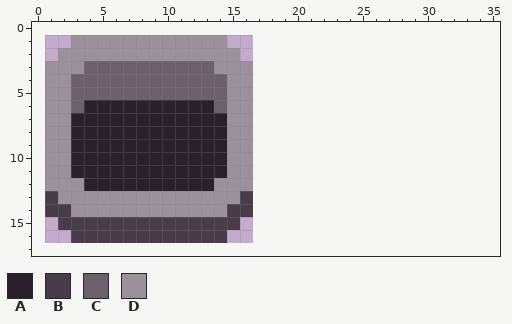
Pixel-art file: Interactables/Trash/trash.aseprite. The picture above was drawn from the file before the commit.
16x16 pixels, 1 frame. The old version is drawn lined up with the new one, on the new canvas.
Palette (. is transparent): A #2a202a  B #473c47  C #6d606d  D #9a919b
Pixels before, first column x 1:
 1 ..DDDDDDDDDDDD..
 2 .DDDDDDDDDDDDDD.
 3 DDDCCCCCCCCCCDDD
 4 DDCCCCCCCCCCCCDD
 5 DDCCCCCCCCCCCCDD
 6 DDCAAAAAAAAAACDD
 7 DDAAAAAAAAAAAADD
 8 DDAAAAAAAAAAAADD
 9 DDAAAAAAAAAAAADD
10 DDAAAAAAAAAAAADD
11 DDAAAAAAAAAAAADD
12 DDDAAAAAAAAAADDD
13 BDDDDDDDDDDDDDDB
14 BBDDDDDDDDDDDDBB
15 .BBBBBBBBBBBBBB.
16 ..BBBBBBBBBBBB..
After the commit:
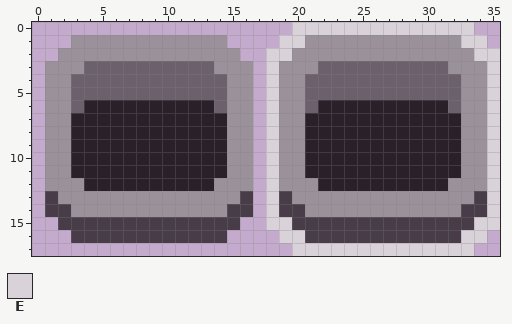
Colours new in this view: E #d9d3d9
Edits made:
{"change": "canvas 16x16 -> 36x18, the old top-left corner now at 1,1"}
{"y":0,"x":20,"old":"..............","new":"EEEEEEEEEEEEEE"}
{"y":1,"x":19,"old":"................","new":"EEDDDDDDDDDDDDEE"}
{"y":2,"x":18,"old":"..................","new":"EEDDDDDDDDDDDDDDEE"}
{"y":3,"x":18,"old":"..................","new":"EDDDCCCCCCCCCCDDDE"}
{"y":4,"x":18,"old":"..................","new":"EDDCCCCCCCCCCCCDDE"}
{"y":5,"x":18,"old":"..................","new":"EDDCCCCCCCCCCCCDDE"}
{"y":6,"x":18,"old":"..................","new":"EDDCAAAAAAAAAACDDE"}
{"y":7,"x":18,"old":"..................","new":"EDDAAAAAAAAAAAADDE"}
{"y":8,"x":18,"old":"..................","new":"EDDAAAAAAAAAAAADDE"}
{"y":9,"x":18,"old":"..................","new":"EDDAAAAAAAAAAAADDE"}
{"y":10,"x":18,"old":"..................","new":"EDDAAAAAAAAAAAADDE"}
{"y":11,"x":18,"old":"..................","new":"EDDAAAAAAAAAAAADDE"}
{"y":12,"x":18,"old":"..................","new":"EDDDAAAAAAAAAADDDE"}
{"y":13,"x":18,"old":"..................","new":"EBDDDDDDDDDDDDDDBE"}
{"y":14,"x":18,"old":"..................","new":"EBBDDDDDDDDDDDDBBE"}
{"y":15,"x":18,"old":"..................","new":"EEBBBBBBBBBBBBBBEE"}
{"y":16,"x":19,"old":"................","new":"EEBBBBBBBBBBBBEE"}
{"y":17,"x":20,"old":"..............","new":"EEEEEEEEEEEEEE"}
{"label":"added","picture_box":[266,22,500,256]}
